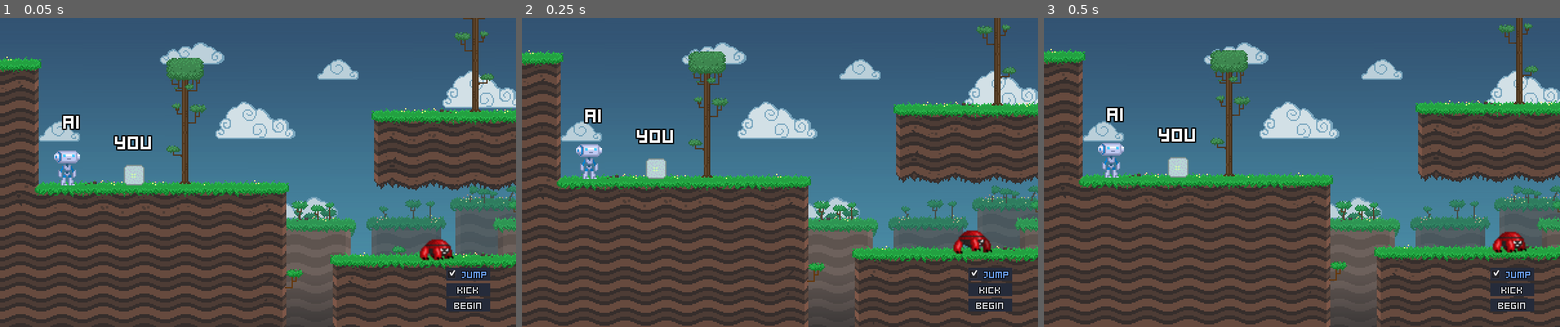
Above: before the commit, frames 1-3 (left to right).
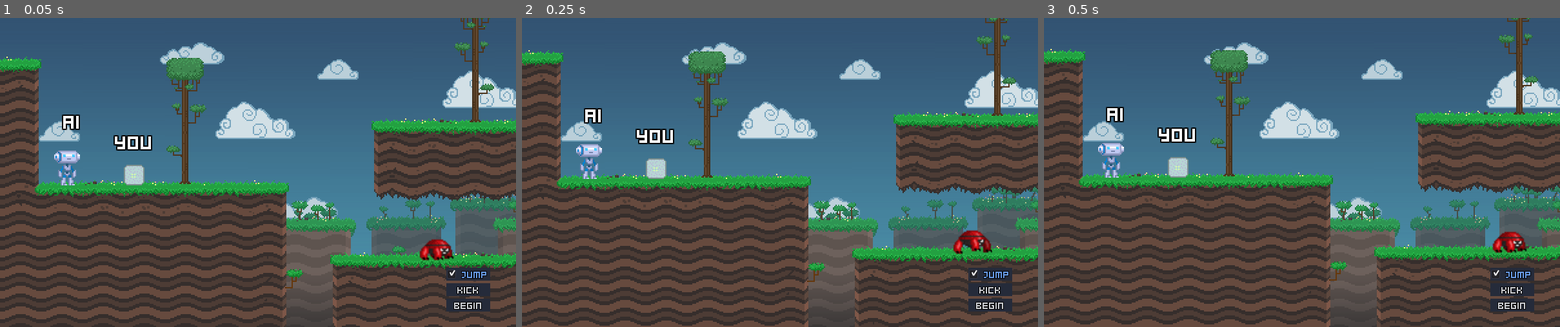
Above: after the commit, the same moments.

Repository: HexagonNico/Project-Wowie4
Game: Godot game, scene res://assets/levels/level4.tscn
Two runs of this game, one before a commit and one after it. Both use one fixed random seed, a clock stepped at 60 frames per second and the inputs below. This scene is started directly instead of the project's main scene.
Inputs:
- Up to frame 1 (0.05 s): no input
- Up to frame 2 (0.25 s): no input
- Up to frame 3 (0.5 s): no input

The runs differ from the first frame. In frame 1, 6.7% of the frame differs, in the area x 72-100%, y 0-60%; in frame 2, 6.7%; in frame 3, 6.7%.

Commit message:
Fixed a platform in level 4

Diff:
--- a/assets/levels/level4.tscn
+++ b/assets/levels/level4.tscn
@@ -17,7 +17,7 @@
 tile_data = PoolIntArray( 262144, 15, 0, 262148, 26, 0, 327680, 17, 0, 327684, 25, 0, 327704, 536870938, 0, 393216, 17, …(1084 unchanged characters)…
 
 [node name="TileMap" type="TileMap" parent="TileMap" index="0"]
-position = Vector2( 0, 8 )
+position = Vector2( 0, 16 )
 tile_set = ExtResource( 2 )
 cell_size = Vector2( 32, 32 )
 collision_layer = 16
